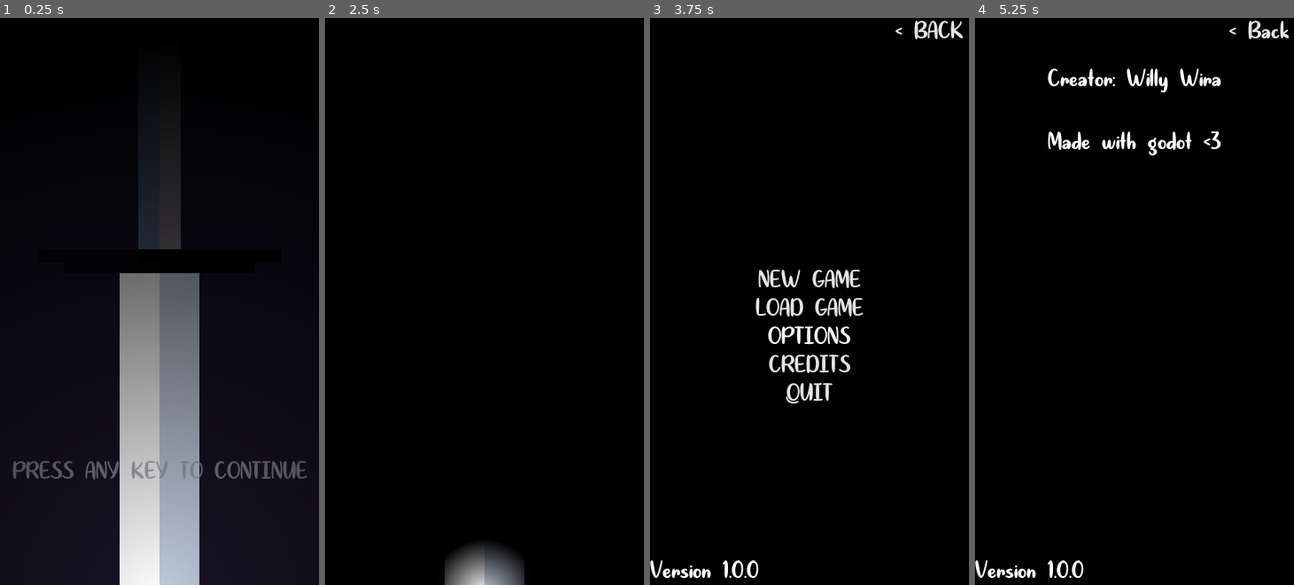
Above: before the commit, frames 1-4 (left to right).
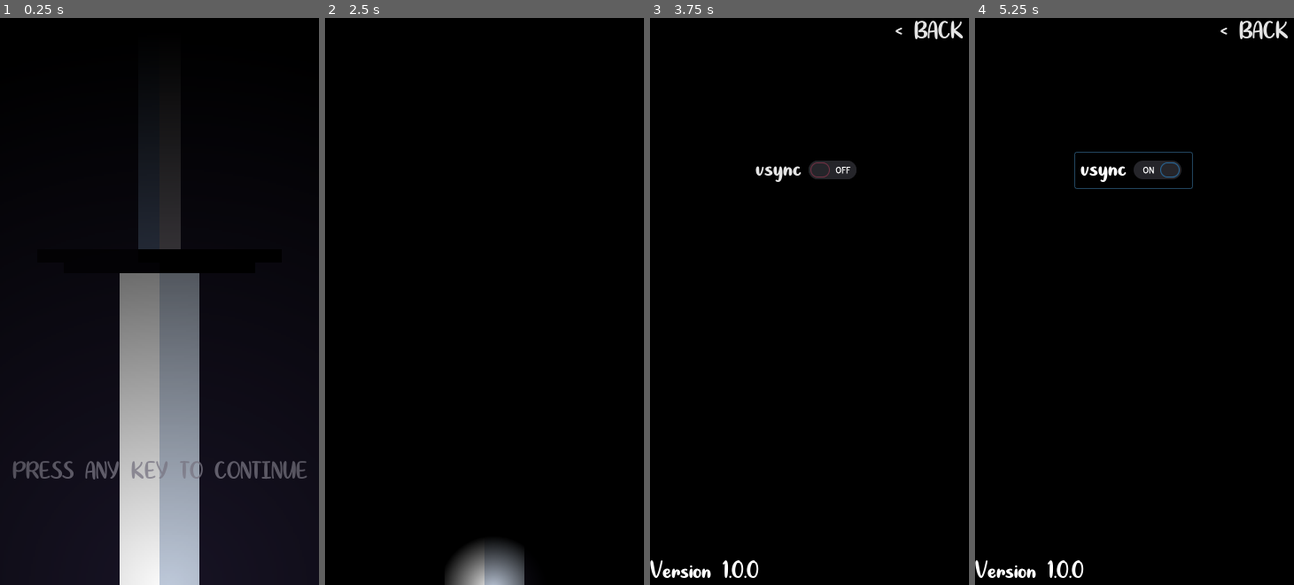
Above: after the commit, the same moments.

Repository: MatchaLatteMilk/InDepth
Game: Godot game, scene res://object/Menu_Container/MainMenu.tscn
The game is run twice, just before and just after one commit, with the same random seed, the same clock (stepped at 60 frames per second) and the same inputs. The project has no main scene, so this scene is started directly.
Inputs (mouse positions are in pixels of both pictures, inside the frame that each line leads up to):
- Up to frame 1 (0.25 s): no input
- Up to frame 2 (2.5 s): tap Enter at 0.5, 1.25, 2 s; move the mouse to (554, 273) at 0.52 s; click (554, 273) at 0.67 s; move the mouse to (420, 329) at 1.27 s; click (420, 329) at 1.42 s; move the mouse to (516, 176) at 2.02 s; click (516, 176) at 2.17 s
- Up to frame 3 (3.75 s): click "LOAD GAME" at 2.75 s; click "OPTIONS" at 3.5 s
- Up to frame 4 (5.25 s): click "CREDITS" at 4.25 s; click (1134, 171) at 5 s, where only the run after the commit has a clickable "vsync"

The runs differ from the first frame. In frame 2, 0.8% of the frame differs, in the area x 37-63%, y 92-100%; in frame 3, 2.8%, in the area x 33-67%, y 25-69%; in frame 4, 2.5%.

Commit message:
first commit

Diff:
--- a/object/Menu_Container/MainMenu.gd
+++ b/object/Menu_Container/MainMenu.gd
@@ -4,8 +4,10 @@
 onready var pos2d = get_node("Position2D")
 onready var menu = get_node("CanvasLayer/Menu")
 onready var label = get_node("Label")
+onready var menusound = get_node("MenuSound")
+onready var clicksound = get_node("ClickSound")
 
-enum {MENU,STARTH,STARTS,TRANSH,TRANSS,MAIN}
+enum {MENU,STARTH,STARTS,TRANSH,TRANSS,MAIN,MOVE}
 var state setget set_state,get_state
 
 var math = 1
@@ -18,12 +20,16 @@
 
 func _ready():
 	set_state(MENU)
+	menusound.play()
+	$Scene_Change.hide()
 
 func _physics_process(delta):
+	menusound_check()
 	match state:
 		MENU:
 			menu_state(delta)
 			label_loop(delta)
+			menusound_trigger()
 		STARTH:
 			start_state(1,delta)
 		STARTS:
@@ -34,6 +40,8 @@
 			transition_state(2,delta)
 		MAIN:
 			main_state()
+		MOVE:
+			move_state(delta)
 
 func menu_state(delta):
 	light_animation(delta)
@@ -71,6 +79,20 @@
 func main_state():
 	pass
 
+func move_state(delta):
+	var t = $Scene_Change
+	t.show()
+	t.modulate.a += delta
+	if t.modulate.a >= 1:
+		get_tree().change_scene("res://object/World_Container/Super_World.tscn")
+
+func menusound_check():
+	if state != MENU and state != STARTH:
+		menusound.stop()
+
+func menusound_trigger():
+	if menusound.playing != true:
+		menusound.play()
 
 func light_animation(delta):
 	var scale = rand_range(light.scale.x-delta,light.scale.x+delta)
@@ -88,6 +110,12 @@
 	if event is InputEventScreenTouch and event.is_pressed() and state == MENU:
 		set_state(STARTH)
 
+func hide_UI():
+	var UI = get_tree().get_nodes_in_group("UI")
+	for n in UI:
+		n.hide()
+
+
 #SIGNAL CODE HERE
 func _on_Back_Button_pressed():
 	set_state(TRANSH)
@@ -96,18 +124,32 @@
 	get_tree().quit()
 
 func _on_Start_pressed():
-	pass # Replace with function body.
+	clicksound.play()
+	set_state(MOVE)
 
 func _on_Load_pressed():
+	clicksound.play()
 	pass # Replace with function body.
 
 func _on_Credits_pressed():
+	clicksound.play()
+	hide_UI()
 	$CanvasLayer/Menu/Container.show()
 	$CanvasLayer/Menu/Container/Credits.show()
 
 func _on_Options_pressed():
-	pass # Replace with function body.
+	clicksound.play()
+	hide_UI()
+	$CanvasLayer/Menu/Container.show()
+	$CanvasLayer/Menu/Container/Options.show()
 
 #Container Signal Code
 func _on_Container_back_button_pressed():
 	$CanvasLayer/Menu/Container.hide()
+
+func _on_Vsync_pressed():
+	clicksound.play()
+	if OS.vsync_enabled:
+		OS.vsync_enabled = false
+	else:
+		OS.vsync_enabled = true
--- a/object/Menu_Container/MainMenu.tscn
+++ b/object/Menu_Container/MainMenu.tscn
@@ -1,18 +1,20 @@
-[gd_scene load_steps=17 format=2]
+[gd_scene load_steps=19 format=2]
 
 [ext_resource path="res://assets/[mm]fire_light.png" type="Texture" id=1]
 [ext_resource path="res://assets/[mm]background.png" type="Texture" id=2]
 [ext_resource path="res://object/Menu_Container/MainMenu.gd" type="Script" id=3]
 [ext_resource path="res://object/Menu_Container/menufont.tres" type="DynamicFont" id=4]
-
-[sub_resource type="DynamicFontData" id=8]
+[ext_resource path="res://object/29986__thanvannispen__stone-on-stone_1.wav" type="AudioStream" id=5]
+[ext_resource path="res://object/Menu_Container/[ONTIVA.COM] Gloss - Medieval Fantasy Background Music No Copyright-HQ.WAV" type="AudioStream" id=6]
+
+[sub_resource type="DynamicFontData" id=1]
 font_path = "res://assets/QuiteMagicalRegular-8VA2.ttf"
 
-[sub_resource type="DynamicFont" id=9]
+[sub_resource type="DynamicFont" id=2]
 size = 32
-font_data = SubResource( 8 )
-
-[sub_resource type="StyleBoxFlat" id=10]
+font_data = SubResource( 1 )
+
+[sub_resource type="StyleBoxFlat" id=3]
 bg_color = Color( 1, 1, 1, 1 )
 
 [sub_resource type="StyleBoxEmpty" id=4]
@@ -23,16 +25,16 @@
 
 [sub_resource type="StyleBoxEmpty" id=7]
 
-[sub_resource type="StyleBoxFlat" id=11]
+[sub_resource type="StyleBoxFlat" id=8]
 bg_color = Color( 1, 1, 1, 1 )
 
+[sub_resource type="StyleBoxEmpty" id=9]
+
+[sub_resource type="StyleBoxEmpty" id=10]
+
+[sub_resource type="StyleBoxEmpty" id=11]
+
 [sub_resource type="StyleBoxEmpty" id=12]
-
-[sub_resource type="StyleBoxEmpty" id=13]
-
-[sub_resource type="StyleBoxEmpty" id=14]
-
-[sub_resource type="StyleBoxEmpty" id=15]
 
 [node name="MainMenu" type="Control"]
 anchor_right = 1.0
@@ -52,7 +54,7 @@
 }
 
 [node name="Position2D" type="Position2D" parent="."]
-position = Vector2( 180, 650 )
+position = Vector2( 190, 646 )
 __meta__ = {
 "_edit_group_": true
 }
@@ -95,12 +97,13 @@
 anchor_right = 1.0
 margin_left = -89.0
 margin_bottom = 34.0
-custom_styles/hover = SubResource( 10 )
+custom_styles/hover = SubResource( 3 )
 custom_styles/pressed = SubResource( 4 )
 custom_styles/focus = SubResource( 5 )
 custom_styles/disabled = SubResource( 6 )
 custom_styles/normal = SubResource( 7 )
 custom_fonts/font = ExtResource( 4 )
+custom_colors/font_color = Color( 1, 1, 1, 1 )
 text = "< BACK"
 flat = true
 __meta__ = {
@@ -123,66 +126,65 @@
 }
 
 [node name="Start" type="Button" parent="CanvasLayer/Menu/VBoxContainer"]
-margin_top = 15.0
-margin_right = 134.0
-margin_bottom = 43.0
-custom_styles/hover = SubResource( 11 )
-custom_styles/pressed = SubResource( 12 )
-custom_styles/focus = SubResource( 13 )
-custom_styles/disabled = SubResource( 14 )
-custom_styles/normal = SubResource( 15 )
+margin_right = 134.0
+margin_bottom = 28.0
+custom_styles/hover = SubResource( 8 )
+custom_styles/pressed = SubResource( 9 )
+custom_styles/focus = SubResource( 10 )
+custom_styles/disabled = SubResource( 11 )
+custom_styles/normal = SubResource( 12 )
 custom_fonts/font = ExtResource( 4 )
 text = "NEW GAME"
 flat = true
 
 [node name="Load" type="Button" parent="CanvasLayer/Menu/VBoxContainer"]
-margin_top = 47.0
-margin_right = 134.0
-margin_bottom = 75.0
-custom_styles/hover = SubResource( 11 )
-custom_styles/pressed = SubResource( 12 )
-custom_styles/focus = SubResource( 13 )
-custom_styles/disabled = SubResource( 14 )
-custom_styles/normal = SubResource( 15 )
+margin_top = 32.0
+margin_right = 134.0
+margin_bottom = 60.0
+custom_styles/hover = SubResource( 8 )
+custom_styles/pressed = SubResource( 9 )
+custom_styles/focus = SubResource( 10 )
+custom_styles/disabled = SubResource( 11 )
+custom_styles/normal = SubResource( 12 )
 custom_fonts/font = ExtResource( 4 )
 text = "LOAD GAME"
 flat = true
 
 [node name="Options" type="Button" parent="CanvasLayer/Menu/VBoxContainer"]
-margin_top = 79.0
-margin_right = 134.0
-margin_bottom = 107.0
-custom_styles/hover = SubResource( 11 )
-custom_styles/pressed = SubResource( 12 )
-custom_styles/focus = SubResource( 13 )
-custom_styles/disabled = SubResource( 14 )
-custom_styles/normal = SubResource( 15 )
+margin_top = 64.0
+margin_right = 134.0
+margin_bottom = 92.0
+custom_styles/hover = SubResource( 8 )
+custom_styles/pressed = SubResource( 9 )
+custom_styles/focus = SubResource( 10 )
+custom_styles/disabled = SubResource( 11 )
+custom_styles/normal = SubResource( 12 )
 custom_fonts/font = ExtResource( 4 )
 text = "OPTIONS"
 flat = true
 
 [node name="Credits" type="Button" parent="CanvasLayer/Menu/VBoxContainer"]
-margin_top = 111.0
-margin_right = 134.0
-margin_bottom = 139.0
-custom_styles/hover = SubResource( 11 )
-custom_styles/pressed = SubResource( 12 )
-custom_styles/focus = SubResource( 13 )
-custom_styles/disabled = SubResource( 14 )
-custom_styles/normal = SubResource( 15 )
+margin_top = 96.0
+margin_right = 134.0
+margin_bottom = 124.0
+custom_styles/hover = SubResource( 8 )
+custom_styles/pressed = SubResource( 9 )
+custom_styles/focus = SubResource( 10 )
+custom_styles/disabled = SubResource( 11 )
+custom_styles/normal = SubResource( 12 )
 custom_fonts/font = ExtResource( 4 )
 text = "CREDITS"
 flat = true
 
 [node name="Quit" type="Button" parent="CanvasLayer/Menu/VBoxContainer"]
-margin_top = 143.0
-margin_right = 134.0
-margin_bottom = 171.0
-custom_styles/hover = SubResource( 11 )
-custom_styles/pressed = SubResource( 12 )
-custom_styles/focus = SubResource( 13 )
-custom_styles/disabled = SubResource( 14 )
-custom_styles/normal = SubResource( 15 )
+margin_top = 128.0
+margin_right = 134.0
+margin_bottom = 156.0
+custom_styles/hover = SubResource( 8 )
+custom_styles/pressed = SubResource( 9 )
+custom_styles/focus = SubResource( 10 )
+custom_styles/disabled = SubResource( 11 )
+custom_styles/normal = SubResource( 12 )
 custom_fonts/font = ExtResource( 4 )
 text = "QUIT"
 flat = true
@@ -196,7 +198,9 @@
 "_edit_use_anchors_": false
 }
 
-[node name="Credits" type="Control" parent="CanvasLayer/Menu/Container"]
+[node name="Credits" type="Control" parent="CanvasLayer/Menu/Container" groups=[
+"UI",
+]]
 anchor_right = 1.0
 anchor_bottom = 1.0
 __meta__ = {
@@ -228,13 +232,37 @@
 "_edit_use_anchors_": false
 }
 
+[node name="Options" type="Control" parent="CanvasLayer/Menu/Container" groups=[
+"UI",
+]]
+anchor_right = 1.0
+anchor_bottom = 1.0
+
+[node name="VBoxContainer" type="VBoxContainer" parent="CanvasLayer/Menu/Container/Options"]
+anchor_top = 0.5
+anchor_bottom = 0.5
+margin_left = 113.147
+margin_top = -168.19
+margin_right = 245.147
+margin_bottom = -128.19
+__meta__ = {
+"_edit_group_": true,
+"_edit_use_anchors_": false
+}
+
+[node name="Vsync" type="CheckButton" parent="CanvasLayer/Menu/Container/Options/VBoxContainer"]
+margin_right = 132.0
+margin_bottom = 40.0
+custom_fonts/font = ExtResource( 4 )
+text = "vsync"
+
 [node name="Container_back_button" type="Button" parent="CanvasLayer/Menu/Container"]
 anchor_left = 1.0
 anchor_right = 1.0
-margin_left = -79.0
+margin_left = -89.0
 margin_bottom = 34.0
 custom_fonts/font = ExtResource( 4 )
-text = "< Back"
+text = "< BACK"
 flat = true
 __meta__ = {
 "_edit_use_anchors_": false
@@ -247,6 +275,22 @@
 margin_right = 40.0
 custom_fonts/font = ExtResource( 4 )
 text = "Version 1.0.0"
+__meta__ = {
+"_edit_use_anchors_": false
+}
+
+[node name="MenuSound" type="AudioStreamPlayer" parent="."]
+stream = ExtResource( 6 )
+
+[node name="ClickSound" type="AudioStreamPlayer" parent="."]
+stream = ExtResource( 5 )
+
+[node name="Scene_Change" type="ColorRect" parent="."]
+visible = false
+modulate = Color( 1, 1, 1, 0 )
+anchor_right = 1.0
+anchor_bottom = 1.0
+color = Color( 0, 0, 0, 1 )
 __meta__ = {
 "_edit_use_anchors_": false
 }
@@ -256,4 +300,5 @@
 [connection signal="pressed" from="CanvasLayer/Menu/VBoxContainer/Options" to="." method="_on_Options_pressed"]
 [connection signal="pressed" from="CanvasLayer/Menu/VBoxContainer/Credits" to="." method="_on_Credits_pressed"]
 [connection signal="pressed" from="CanvasLayer/Menu/VBoxContainer/Quit" to="." method="_on_Quit_pressed"]
+[connection signal="pressed" from="CanvasLayer/Menu/Container/Options/VBoxContainer/Vsync" to="." method="_on_Vsync_pressed"]
 [connection signal="pressed" from="CanvasLayer/Menu/Container/Container_back_button" to="." method="_on_Container_back_button_pressed"]
--- /dev/null
+++ b/object/World_Container/Super_World.tscn
@@ -0,0 +1,10 @@
+[gd_scene load_steps=2 format=2]
+
+[ext_resource path="res://assets/icon.png" type="Texture" id=1]
+
+[node name="Super_World" type="Node2D"]
+
+[node name="icon" type="Sprite" parent="."]
+position = Vector2( 179.963, 319.078 )
+scale = Vector2( 5, 5 )
+texture = ExtResource( 1 )
Not shown, added: object/29986__thanvannispen__stone-on-stone_1.wav.import
Not shown: 1 places in object/Menu_Container/MainMenu.tscn that only renumber resources
Not shown, added: object/Menu_Container/[ONTIVA.COM] Gloss - Medieval Fantasy Background Music No Copyright-HQ.WAV.import
Not shown, added: object/dungeon_ambient_1.wav.import
Not shown, added: object/29986__thanvannispen__stone-on-stone_1.wav
Not shown, added: object/Menu_Container/[ONTIVA.COM] Gloss - Medieval Fantasy Background Music No Copyright-HQ.WAV
Not shown, added: object/dungeon_ambient_1.wav
